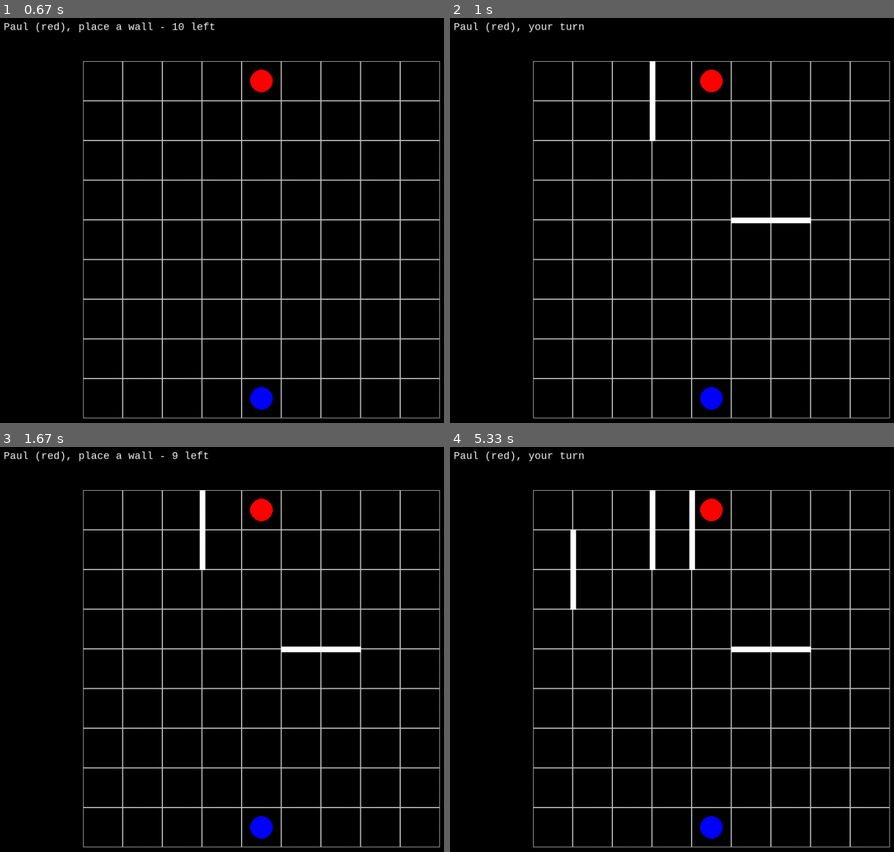
Above: before the commit, frames 1-4 (two rows, left to right).
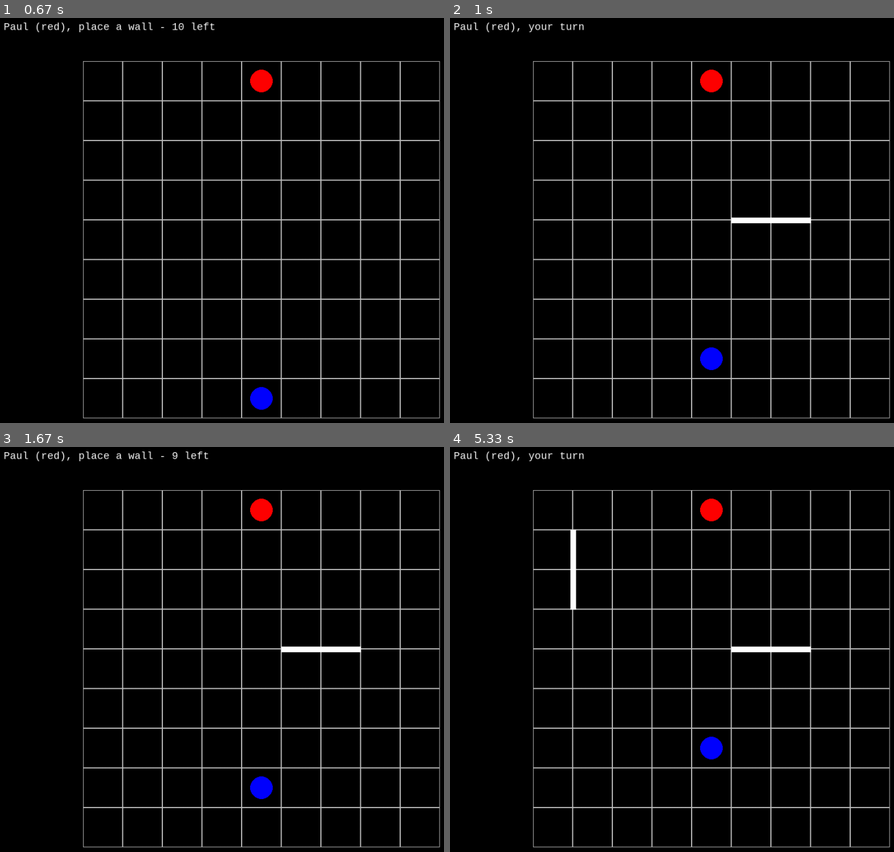
Above: after the commit, the same moments.

Repository: pdhummel/corridor
Game: pygame game, started from corridor.py
Two runs of this game, one before a commit and one after it. Both use one fixed random seed, a clock stepped at 60 frames per second and the inputs below. The source is Python 2; it was converted automatically to run under Python 3.
Inputs (mouse positions are in pixels of both pictures, inside the frame that each line leads up to):
- Up to frame 1 (0.67 s): click (288, 220) at 0.38 s
- Up to frame 2 (1 s): press the mouse at (738, 220) at 0.7 s; move the mouse to (845, 297) at 0.8 s; release the mouse at (outside the picture) at 0.93 s
- Up to frame 3 (1.67 s): press the mouse at (288, 649) at 1.17 s; move the mouse to (186, 645) at 1.27 s; release the mouse at (79, 637) at 1.4 s
- Up to frame 4 (5.33 s): move the mouse to (569, 564) at 4.7 s; click (569, 564) at 5.03 s

Frame 1 is identical in both runs. In frame 2, 0.7% of the frame differs, in the area x 44-62%, y 10-97%; in frame 3, 0.7%; in frame 4, 1.0%.

Commit message:
A decent amount of refactoring.  Currently is not supporting player jumping.

Diff:
--- a/AI.py
+++ b/AI.py
@@ -5,11 +5,13 @@
 class AI:
 
     def __init__(self, game):
-        self._game = game
+        self._game = game.clone()
 
     # Check if the space that the player is in, is connected to the victory row.
-    def is_connected(self, player):
+    def is_connected(self, p):
+        print "is_connected"
         connected = False
+        player = self._game.players[p.number]
         graph = self.create_graph(self._game.board, player)
         connected_spaces = self.find_connected_spaces(self._game.board, graph, player.win_row)
         if player.position in connected_spaces:
@@ -37,9 +39,12 @@
 
 
     def find_shortest_path(self, player, board):
+        print "find_shortest_path for " + str(player)
         graph = self.create_graph(board, player)
         start = player.position
-        end = self._game.board.get(0, player.win_row)
+        # TODO:  is this a problem having x=0 here?
+        #end = self._game.board.get(0, player.win_row)
+        end = board.get(0, player.win_row)
         path = []
         shortest_path = self.find_shortest_path2(graph, start, end, path)
         return shortest_path
@@ -75,14 +80,13 @@
                 if newpath:
                     if not shortest or len(newpath) < len(shortest):
                         shortest = newpath
-                        #if top_call:
-                        #     self.print_path(shortest)
                         shortest_len = len(shortest)
                         if shortest_len <= abs(start.y - end.y):
                             return shortest
         return shortest
 
     def create_graph(self, board, player):
+        print "create_graph"
         graph = {}
         for x in range(9):
             for y in range(9):
@@ -90,134 +94,120 @@
                 to_cells = []
                 if y > 0 and space.top_has_wall == False:
                     top = board.get(x, y-1)
-                    if top.bottom_has_wall == False and (top.occupied_by_player == None or top.occupied_by_player.number == player.number):
+                    if top.bottom_has_wall == False: # and (top.occupied_by_player == None or top.occupied_by_player.number == player.number):
                         to_cells.append(top)
-                    else:
-                        if top.y > 0 and top.top_has_wall == False:
-                            top = board.get(x, y-2)
-                            to_cells.append(top)
+                    #else:
+                    #    if top.y > 0 and top.top_has_wall == False:
+                    #        top = board.get(x, y-2)
+                    #        to_cells.append(top)
                 if y < 8 and space.bottom_has_wall == False:
                     bottom = board.get(x, y+1)
-                    if bottom.top_has_wall == False and (bottom.occupied_by_player == None or bottom.occupied_by_player.number == player.number):
+                    if bottom.top_has_wall == False: # and (bottom.occupied_by_player == None or bottom.occupied_by_player.number == player.number):
                         to_cells.append(bottom)
-                    else:
-                        if bottom.y < 8 and bottom.bottom_has_wall == False:
-                            bottom = board.get(x, y+2)
-                            to_cells.append(bottom)
+                    #else:
+                    #    if bottom.y < 8 and bottom.bottom_has_wall == False:
+                    #        bottom = board.get(x, y+2)
+                    #        to_cells.append(bottom)
                 if x > 0 and space.left_has_wall == False:
                     left = board.get(x-1, y)
-                    if left.right_has_wall == False and (left.occupied_by_player == None or left.occupied_by_player.number == player.number):
+                    if left.right_has_wall == False: # and (left.occupied_by_player == None or left.occupied_by_player.number == player.number):
                         to_cells.append(left)
-                    else:
-                        if left.x > 0 and left.left_has_wall == False:
-                            left = board.get(x-2, y)
-                            to_cells.append(left)
+                    #else:
+                    #    if left.x > 0 and left.left_has_wall == False:
+                    #        left = board.get(x-2, y)
+                    #        to_cells.append(left)
                 if x < 8 and space.right_has_wall == False:
                     right = board.get(x+1, y)
-                    if right.left_has_wall == False and (right.occupied_by_player == None or right.occupied_by_player.number == player.number):
+                    if right.left_has_wall == False: # and (right.occupied_by_player == None or right.occupied_by_player.number == player.number):
                         to_cells.append(right)
+                    #else:
+                    #    if right.x < 8 and right.right_has_wall == False:
+                    #        right = board.get(x+2, y)
+                    #        to_cells.append(right)
+
+                graph[space] = to_cells
+        return graph
+
+    def output_graph(self, graph, board):
+        for x in range(9):
+            for y in range(9):
+                space = board.get(x, y)
+                if graph.has_key(space):
+                    print x, y, "->", graph[space]
+                else:
+                    print x, y, "->", None
+
+
+    def calculate_space_distance(self, board, graph, victory_row, space_distances, x, y):
+        space = board.get(x, y)
+        if y == victory_row:
+            space_distances[space] = 0
+
+        # Try to get the distance for this space from its nodes
+        elif graph.has_key(space): # and not space_distances.has_key(space):
+            for node in graph[space]:
+                if graph.has_key(node) and space_distances.has_key(node):
+                    distance = space_distances[node]
+                    if not space_distances.has_key(space) or space_distances[space] > distance+1:
+                        space_distances[space] = distance + 1
+
+        # Populate the distances for its nodes
+        if graph.has_key(space) and space_distances.has_key(space):
+            distance = space_distances[space]
+            for node in graph[space]:
+                if not space_distances.has_key(node) or space_distances[node] > distance+1:
+                    if node.y == victory_row:
+                        space_distances[node] = 0
                     else:
-                        if right.x < 8 and right.right_has_wall == False:
-                            right = board.get(x+2, y)
-                            to_cells.append(right)
-
-                graph[space] = to_cells
-
-        return graph
-
-
-
+                        space_distances[node] = distance + 1
+                    # If a node distance was just determined, we want it to share the love to its siblings too
+                    self.calculate_space_distance(board, graph, victory_row, space_distances, node.x, node.y)
 
     def calculate_space_distances(self, board, graph, victory_row):
+        print "calculate_space_distances"
         space_distances = {}
+        y = victory_row
+
+        # We need to loop just in case the cols in the victory row have walls between them.
+        for col in range(9):
+            x = col
+            self.calculate_space_distance(board, graph, victory_row, space_distances, x, y)
+        self.calculate_space_distance(board, graph, victory_row, space_distances, 0, 0)
+        self.calculate_space_distance(board, graph, victory_row, space_distances, 8, 8)
+
+        # Return here to turn-off output of space_distances
+        return space_distances
         for row in range(9):
-            y = row
-            if victory_row == 8:
-                y = 8 - row
+            output = ""
             for col in range(9):
                 x = col
-                space = board.get(x, y)
-
-                if y == victory_row:
-                    space_distances[space] = 0
-
-                if graph.has_key(space) and space_distances.has_key(space):
-                    distance = space_distances[space]
-                    for node in graph[space]:
-                        if not space_distances.has_key(node) or space_distances[node] > distance+1:
-                            space_distances[node] = distance + 1
-        for row in range(9):
-            y = 8 - row
-            if victory_row == 8:
                 y = row
-            for col in range(9):
-                x = 8-col
-                space = board.get(x, y)
-
-                if y == victory_row:
-                    space_distances[space] = 0
-
-                if graph.has_key(space) and space_distances.has_key(space):
-                    distance = space_distances[space]
-                    for node in graph[space]:
-                        if not space_distances.has_key(node) or space_distances[node] > distance+1:
-                            space_distances[node] = distance + 1
-        for col in range(9):
-            x = col
-            for row in range(9):
-                y = row
-                if victory_row == 8:
-                    y = 8 - row
-
-                space = board.get(x, y)
-
-                if y == victory_row:
-                    space_distances[space] = 0
-
-                if graph.has_key(space) and space_distances.has_key(space):
-                    distance = space_distances[space]
-                    for node in graph[space]:
-                        if not space_distances.has_key(node) or space_distances[node] > distance+1:
-                            space_distances[node] = distance + 1
-        for col in range(9):
-            x = 8-col
-            for row in range(9):
-                y = row
-                if victory_row == 8:
-                    y = row
-
-                space = board.get(x, y)
-
-                if y == victory_row:
-                    space_distances[space] = 0
-
-                if graph.has_key(space) and space_distances.has_key(space):
-                    distance = space_distances[space]
-                    for node in graph[space]:
-                        if not space_distances.has_key(node) or space_distances[node] > distance+1:
-                            space_distances[node] = distance + 1
-
-                #if space_distances.has_key(space):
-                #    print x,y,space_distances[space]
-                #else:
-                #    print x,y, "no distance"
+                space = board.get(x,y)
+                if space_distances.has_key(space):
+                    output = output + " " + str(space_distances[space])
+                else:
+                    output = output + " ?"
+            print output
+        print " "
         return space_distances
 
 
     def find_connected_spaces(self, board, graph, victory_row):
+        print "find_connected_spaces"
         space_distances = self.calculate_space_distances(board, graph, victory_row)
         connected_spaces = space_distances.keys()
         return connected_spaces
 
-    def determine_next_move(self, g, player):
-        game = g.clone()
+    def determine_next_move(self, p):
+        print "determine_next_move for " + str(p)
+        game = self._game
+        player = game.players[p.number]
+
         best_total = -99
         game_event = GameEvent("SPACE")
 
         for x in range(9):
             for y in range(9):
-
-                #print str(x) + "," + str(y)
                 side = "TOP"
                 placed = game.place_wall(player, x, y, side)
                 if placed:
@@ -229,7 +219,7 @@
                         game_event.x = x
                         game_event.y = y
                         game_event.section = side
-                        player.move_mode = "WALL"
+                        game_event.move_mode = "WALL"
                 side = "BOTTOM"
                 placed = game.place_wall(player, x, y, side)
                 if placed:
@@ -241,7 +231,7 @@
                         game_event.x = x
                         game_event.y = y
                         game_event.section = side
-                        player.move_mode = "WALL"
+                        game_event.move_mode = "WALL"
                 side = "LEFT"
                 placed = game.place_wall(player, x, y, side)
                 if placed:
@@ -253,7 +243,7 @@
                         game_event.x = x
                         game_event.y = y
                         game_event.section = side
-                        player.move_mode = "WALL"
+                        game_event.move_mode = "WALL"
                 side = "RIGHT"
                 placed = game.place_wall(player, x, y, side)
                 if placed:
@@ -265,11 +255,20 @@
                         game_event.x = x
                         game_event.y = y
                         game_event.section = side
-                        player.move_mode = "WALL"
-
-        path = self.find_shortest_path(player, g.board)
+                        game_event.move_mode = "WALL"
+
+        print "best total from walls=" + str(best_total)
+        path = self.find_shortest_path(player, game.board)
+        print path
         if path != None and len(path) > 1:
-            total = self.evaluate_game(game, player, True)
+            next_space = path[1]
+            moved = game.move_player(player, next_space.x, next_space.y)
+            if moved:
+                total = self.evaluate_game(game, player, True)
+            else:
+                print "determine_next_move: not moving", next_space.x, next_space.y
+                total = -99
+            print "move_total=" + str(total)
             if total > best_total:
                 best_total = total
                 game_event = GameEvent("SPACE")
@@ -277,7 +276,7 @@
                 game_event.x = space.x
                 game_event.y = space.y
                 game_event.section = "CENTER"
-                player.move_mode = "PAWN"
+                game_event.move_mode = "PAWN"
         return game_event
 
     def evaluate_game(self, game, player, moved=False):
--- a/Board.py
+++ b/Board.py
@@ -3,9 +3,7 @@
 class Board:
 
     def __init__(self):
-        #self.spaces = {}
         self.spaces = [[None for col in range(9)] for row in range(9)]
-        #pass
 
     def initialize(self):
         for x in range(9):
@@ -24,17 +22,44 @@
                 space = self.get(x, y)
                 s = space.clone()
                 b.set(x, y, s)
-                #b.spaces[str(x)+","+str(y)] = s
-                #print "spaces:  " + str(space) + " " + str(s)
-                #print "    bs:  " + str(self.get(x,y)) + " " + str(b.get(x,y))
-                #print "    bs:  " + str(self.get(x,y)) + " " + str(b.spaces[str(x)+","+str(y)])
         return b
 
 
     def get(self, x, y):
         return self.spaces[x][y]
-        #return self.spaces[str(x)+","+str(y)]
 
     def set(self, x, y, space):
         self.spaces[x][y] = space
-        #self.spaces[str(x)+","+str(y)] = space
+
+    def __str__(self):
+        output = ""
+        for y in range(9):
+            row_output = ""
+            for x in range(9):
+                space = self.get(x, y)
+                if space.top_has_wall:
+                    row_output = row_output + "T"
+                else:
+                    row_output = row_output + "t"
+                if space.right_has_wall:
+                    row_output = row_output + "R"
+                else:
+                    row_output = row_output + "r"
+                if space.bottom_has_wall:
+                    row_output = row_output + "B"
+                else:
+                    row_output = row_output + "b"
+                if space.left_has_wall:
+                    row_output = row_output + "L"
+                else:
+                    row_output = row_output + "l"
+                if space.occupied_by_player != None:
+                    row_output = row_output + "P"
+                else:
+                    row_output = row_output + "p"
+                row_output = row_output + " "
+
+            row_output = row_output + "\n"
+            output = output + row_output
+        output = output + "\n"
+        return output
--- a/Game.py
+++ b/Game.py
@@ -1,6 +1,8 @@
+import sys
 from Board import Board
 from AI import AI
 from GameEvent import GameEvent
+
 
 class Game:
 
@@ -18,6 +20,7 @@
 
 
     def init_two_player_game(self, p1, p2):
+        print "init_two_player_game"
         p1.unplayed_wall_count = 10
         p2.unplayed_wall_count = 10
         self.board = Board()
@@ -59,9 +62,10 @@
         placed = self.set_wall(x, y, side)
         if placed:
             for p in self.players:
+                print p.name, p.win_row
                 if is_ok:
                     if not ai.is_connected(p):
-                        print "ai not connected"
+                        print "not connected"
                         is_ok = False
         else:
             is_ok = False
@@ -170,25 +174,25 @@
         if side == "TOP" and y > 0:
             self.board.get(x,y).top_has_wall = False
             self.board.get(x+1,y).top_has_wall = False
-            if y < 8:
+            if y < 9:
                 self.board.get(x,y-1).bottom_has_wall = False
                 self.board.get(x+1,y-1).bottom_has_wall = False
         elif side == "BOTTOM" and y < 8:
             self.board.get(x,y).bottom_has_wall = False
             self.board.get(x+1,y).bottom_has_wall = False
-            if y > 0:
+            if y >= 0:
                 self.board.get(x,y+1).top_has_wall = False
                 self.board.get(x+1,y+1).top_has_wall = False
         elif side == "LEFT" and x > 0:
             self.board.get(x,y).left_has_wall = False
             self.board.get(x,y+1).left_has_wall = False
-            if x < 8:
+            if x < 9:
                 self.board.get(x-1,y).right_has_wall = False
                 self.board.get(x-1,y+1).right_has_wall = False
         elif side == "RIGHT" and x < 8:
             self.board.get(x,y).right_has_wall = False
             self.board.get(x,y+1).right_has_wall = False
-            if x > 0:
+            if x >= 0:
                 self.board.get(x+1,y).left_has_wall = False
                 self.board.get(x+1,y+1).left_has_wall = False
 
@@ -215,10 +219,7 @@
 
     def begin_turn(self):
         player = self.players[self.current_player]
-        #AI(self).evaluate_game(self, player)
         self.output_player_message(player.name + ", your turn")
-        #print self.player_message
-
 
 
     def validate_move(self, player, x, y):
@@ -228,6 +229,7 @@
             old_x = player.position.x
             old_y = player.position.y
             if x < 0 or x > 8 or y < 0 or y > 8:
+                print "validate_move: move out of bounds", x, y
                 is_ok = False
             if is_ok:
                 ai = AI(self)
@@ -236,11 +238,17 @@
                     nodes = graph[player.position]
                     space = self.board.get(x, y)
                     if not space in nodes:
+                        print "validate_move: space not in connected node", x, y
+                        # TODO:  check for jumping another pawn
                         is_ok = False
                 else:
+                    print "validate_move: space not in graph", x, y
                     is_ok = False
             if is_ok:
                 space = self.board.get(x, y)
+                if space.occupied_by_player:
+                    print "validate_move: space occupied by another player", x, y
+                    is_ok = False
         return is_ok
 
 
@@ -269,9 +277,12 @@
 
 
             if player.is_computer and not victory:
+                print "game_loop: for " + str(player)
                 ai = AI(self)
-                game_event = ai.determine_next_move(self, player)
-                print game_event, player.move_mode
+                game_event = ai.determine_next_move(player)
+                print "game_loop: game_event=", game_event
+                player.move_mode = game_event.move_mode
+                #exit(0);
             else:
                 game_event = interface.handle_events()
 
@@ -339,3 +350,25 @@
             g.place_player(player, player_x, player_y)
             g.players.append(player)
         return g
+
+
+        self.players = []
+        self.board = None
+        self.current_player = 0
+        self.turn = 0
+        self.game_message = ""
+        self.player_message = ""
+        self.old_game_message = ""
+        self.old_player_message = ""
+        self.interface = None
+
+    def __str__(self):
+        output = ""
+        output = output + "turn=" + str(self.turn)
+        output = output + "\n"
+        output = output + "current_player=" + str(self.current_player)
+        output = output + "\n"
+        output = output + "players=" + str(self.players)
+        output = output + "\n"
+        output = output + str(self.board)
+        return output
--- a/GameEvent.py
+++ b/GameEvent.py
@@ -8,6 +8,7 @@
         self.section = None
         self.x = -1
         self.y = -1
+        self.move_mode = None
 
     def __str__(self):
-        return str(self.name) + "," + str(self.section) + ": " + str(self.x) + "," + str(self.y) + " "
+        return str(self.name) + "," + str(self.section) + ": " + str(self.x) + "," + str(self.y) + " " + str(self.move_mode)
--- a/Space.py
+++ b/Space.py
@@ -1,5 +1,4 @@
 class Space:
-
 
     def __init__(self):
         self.occupied_by_player = None
@@ -18,8 +17,7 @@
         s.right_has_wall = self.right_has_wall
         s.x = self.x
         s.y = self.y
-        #s.occupied_by_player = self.occupied_by_player
-        #print str(self) + " " + str(s)
+        s.occupied_by_player = self.occupied_by_player
         return s
 
     def __str__(self):
